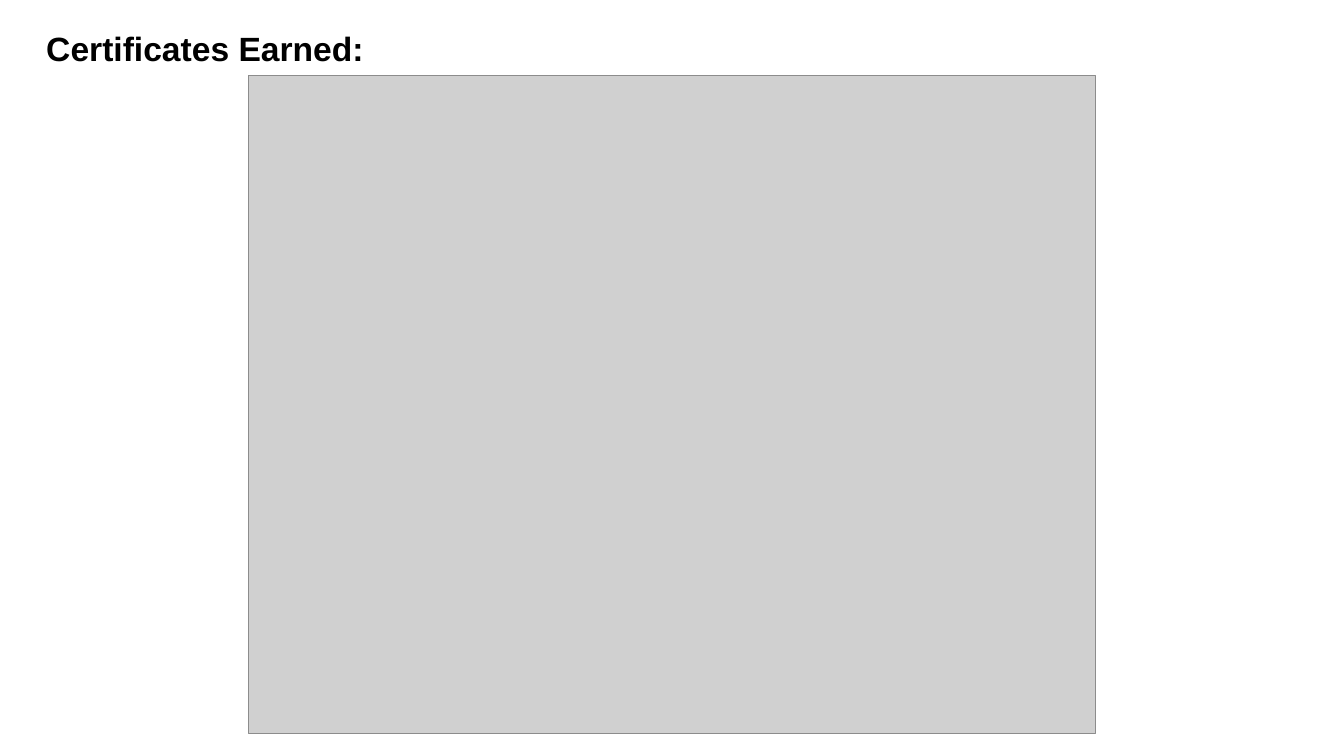
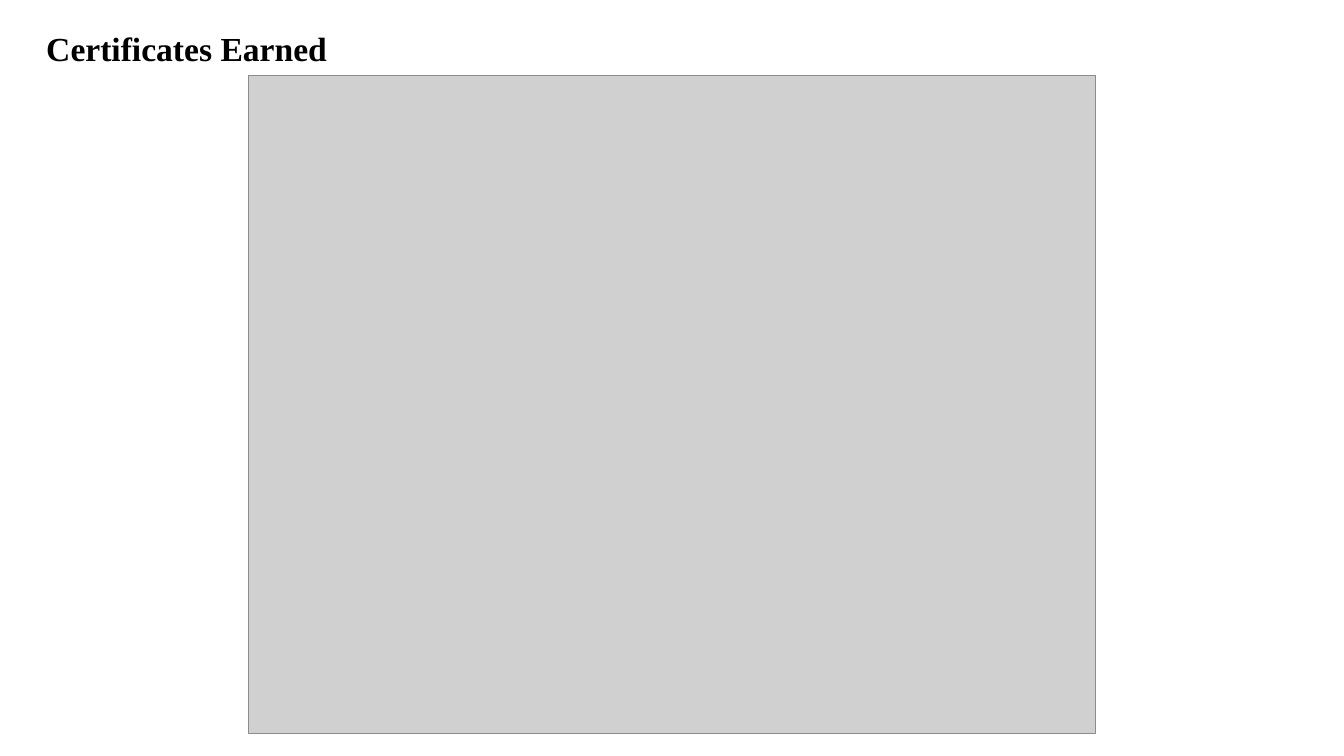
Before and after one commit to rdutta-ui/Research-Agent-Project, a slide deck: slide 17 of Project Submission Template for EduentFoundation_IBMUniversityEngagement-Bob.pptx (slide 15 before the commit). Drawn at 1344x756 pixels with LibreOffice and Linux fonts; fonts in the diff are those of the drawing; grey boxes stand for pictures. Boxes give left, top, right and bottom in pixels: in the first picture for what was removed or moved away, otherwise in the second. Text is boxed around its words. In the diff, an @@ line names an element or a change of style, - is before the commit and + after.

```diff
--- a/Project Submission Template for EduentFoundation_IBMUniversityEngagement-Bob.pptx
+++ b/Project Submission Template for EduentFoundation_IBMUniversityEngagement-Bob.pptx
@@ text at [46, 37, 327, 62]: text changed; font Arial to Times New Roman @@
-Certificates Earned:
+Certificates Earned
```
Also in this commit, not shown: 14 other slides changed, 2 slides added.
